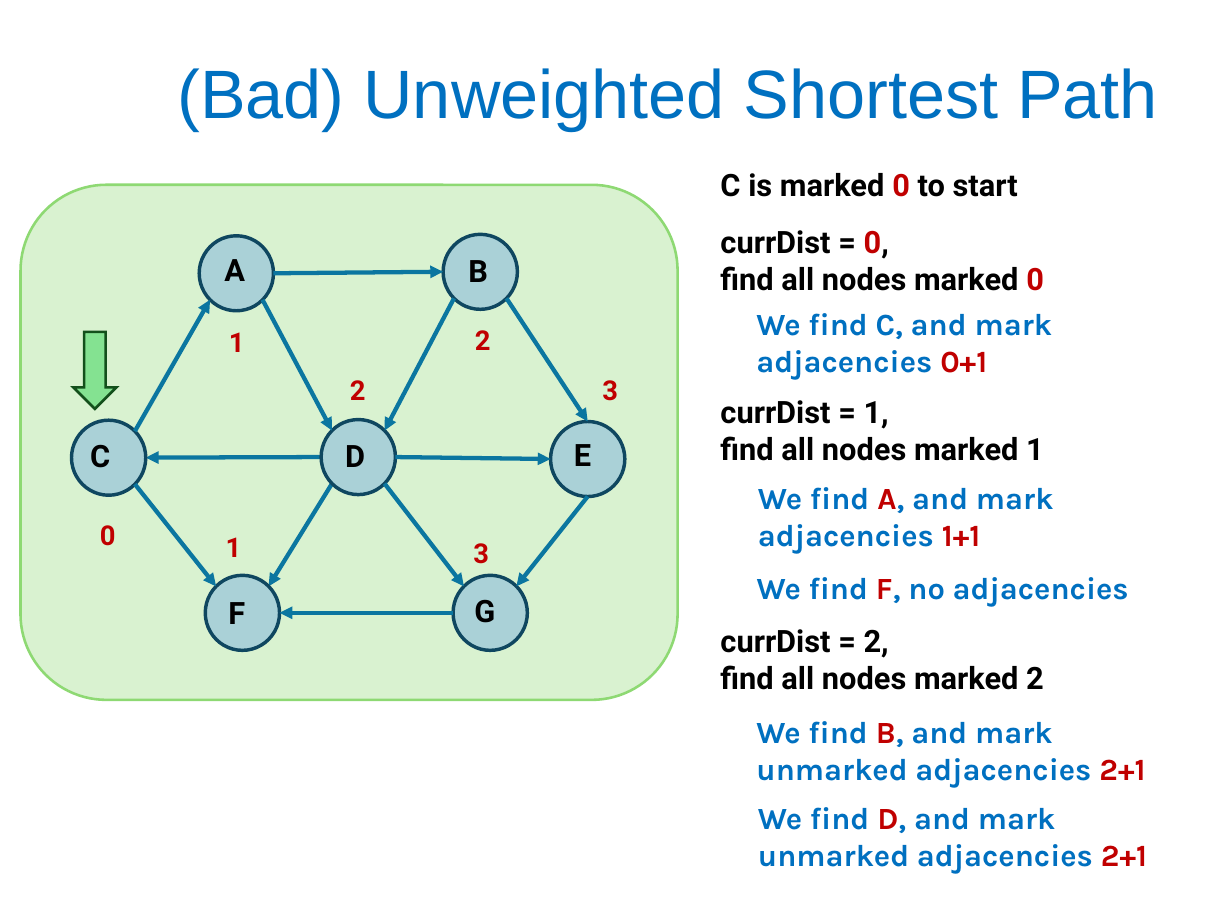
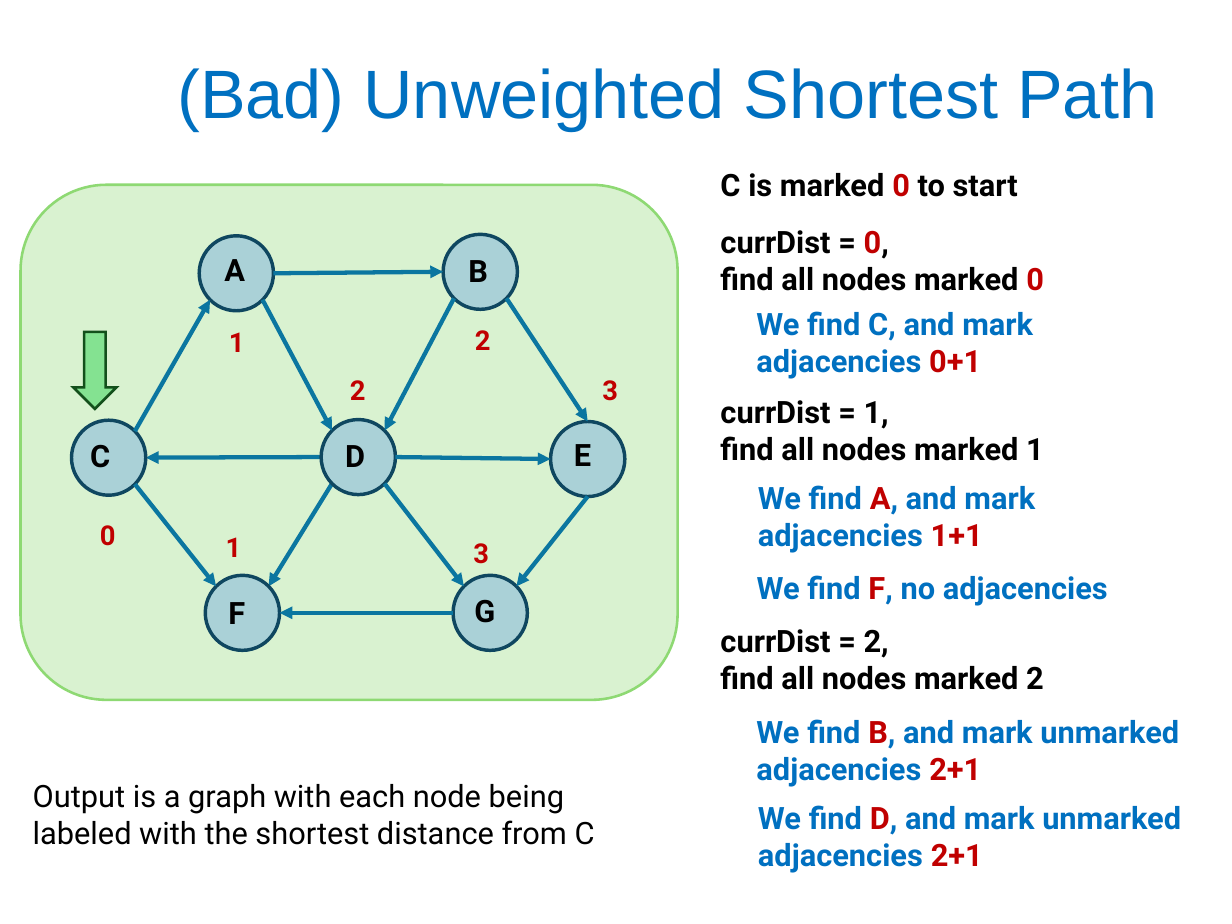
Before and after one commit to comp210ss2/comp210ss2.github.io, a slide deck: slide 42 of slides/L18_graphs2.pptx. Drawn at 1232x924 pixels with LibreOffice and Linux fonts; fonts in the diff are those of the drawing. Boxes give left, top, right and bottom in pixels: in the first picture for what was removed or moved away, otherwise in the second. Text is boxed around its words. In the diff, an @@ line names an element or a change of style, - is before the commit and + after.

```diff
--- a/slides/L18_graphs2.pptx
+++ b/slides/L18_graphs2.pptx
@@ text added at box(33, 784, 595, 845), 18 pt, text #000000 @@
+Output is a graph with each node being labeled with the shortest distance from C
@@ font Karla to Roboto in 5 elements at box(756, 311, 1033, 379), box(758, 485, 1035, 553), box(757, 575, 1108, 606), box(756, 719, 1179, 787), box(758, 805, 1181, 873) @@
```
Also in this commit, not shown: 5 other slides changed.
